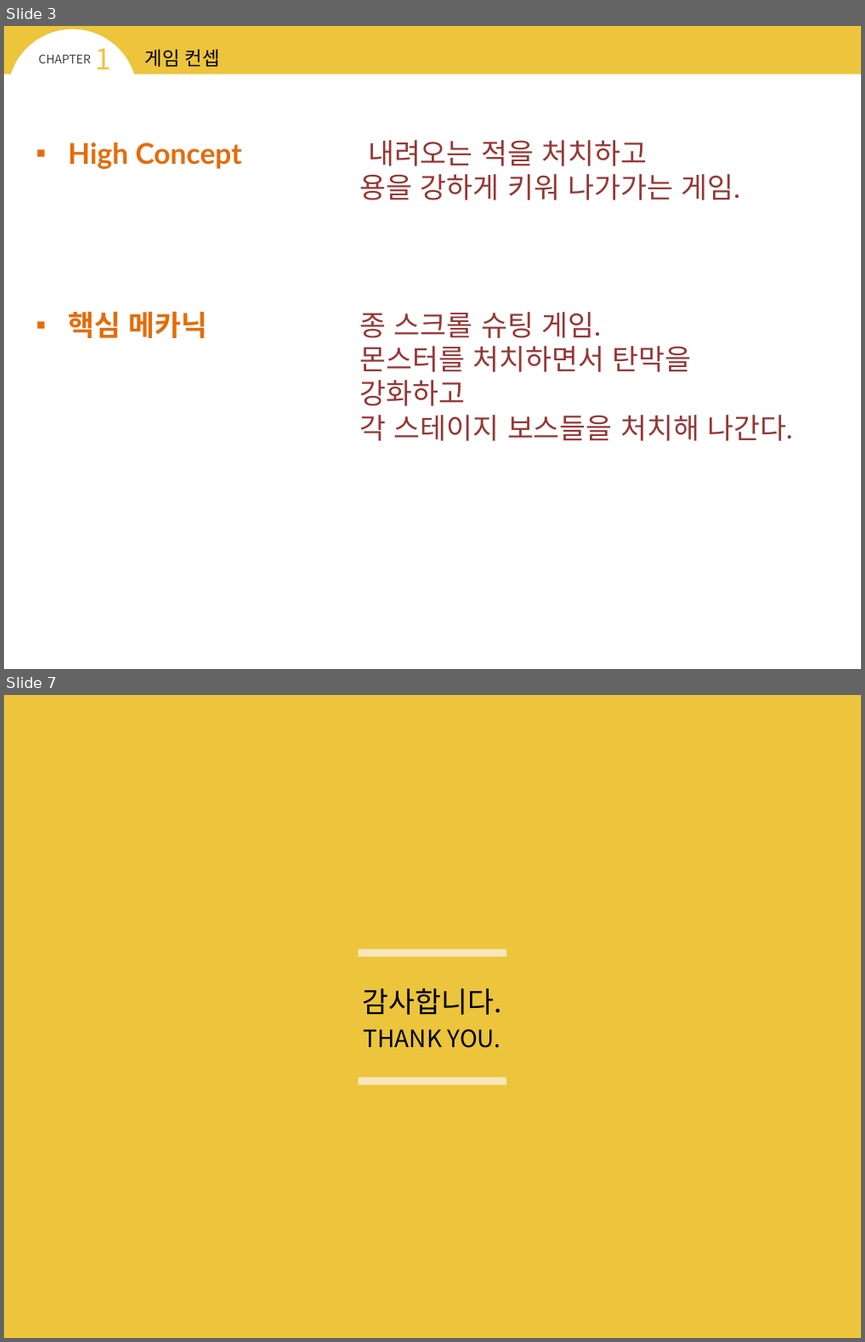
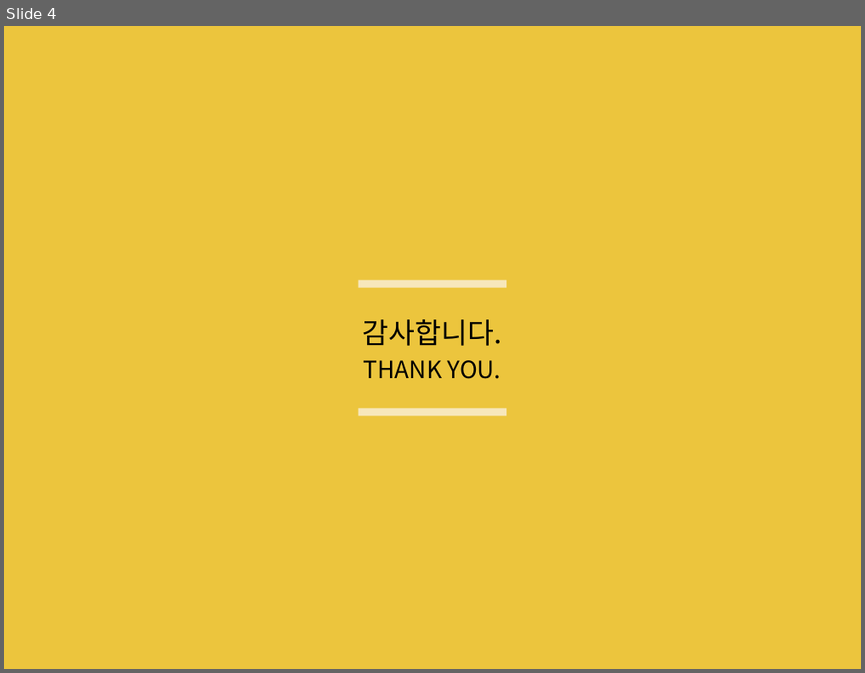
Before and after one commit to sinyoungheo/2014180044-2DGP-PROJECT, a slide deck: PPT/Project_03.pptx. Shown one above the other, each under a label of ours: slides 3 and 7 before the commit, slide 4 after it; the slides between them are not shown. The pictures are 865x1342 and 865x673 pixels, drawn with LibreOffice and Linux fonts; fonts in the diff are those of the drawing. Boxes give left, top, right and bottom in pixels: in the first picture for what was removed or moved away, otherwise in the second. Text is boxed around its words. In the diff, an @@ line names an element or a change of style, - is before the commit and + after.

```diff
--- a/PPT/Project_03.pptx
+++ b/PPT/Project_03.pptx
@@ slide 3 removed at <box>4,26,861,669</box>, background #FFFFFF @@
@@ freeform shape removed at <box>4,26,861,74</box> @@
@@ text removed at <box>96,40,112,69</box> @@
-1
@@ text removed at <box>145,49,220,67</box> @@
-게임 컨셉
@@ text removed at <box>39,54,91,63</box> @@
-CHAPTER
@@ text removed at <box>68,142,242,338</box> @@
-▪ High Concept
-▪ 핵심 메카닉
@@ text removed at <box>360,140,793,441</box> @@
-내려오는 적을 처치하고
-용을 강하게 키워 나가가는 게임.
-종 스크롤 슈팅 게임.
-몬스터를 처치하면서 탄막을 강화하고
-각 스테이지 보스들을 처치해 나간다.
@@ what was slide 7 is now slide 4 @@
```
Also in this commit, not shown: 3 slides changed, 2 other slides removed.
